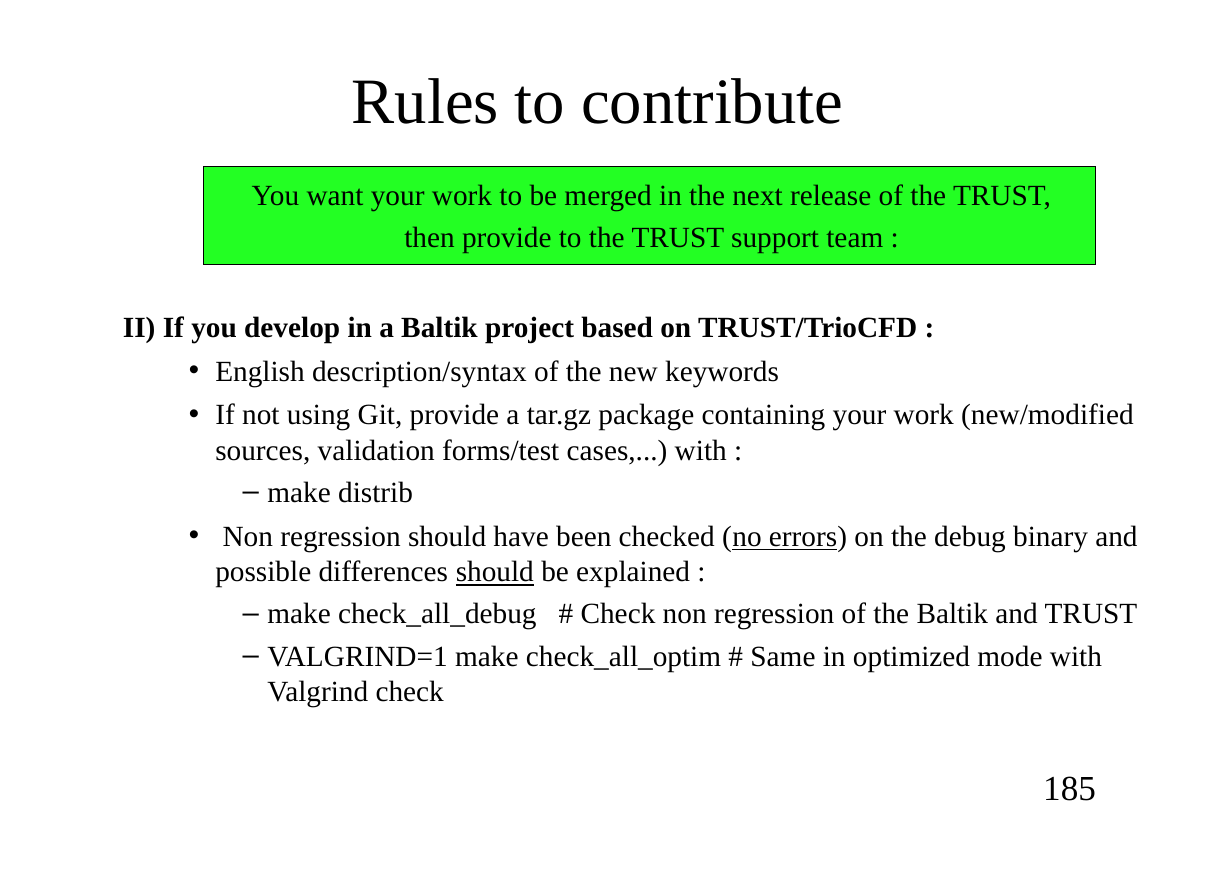
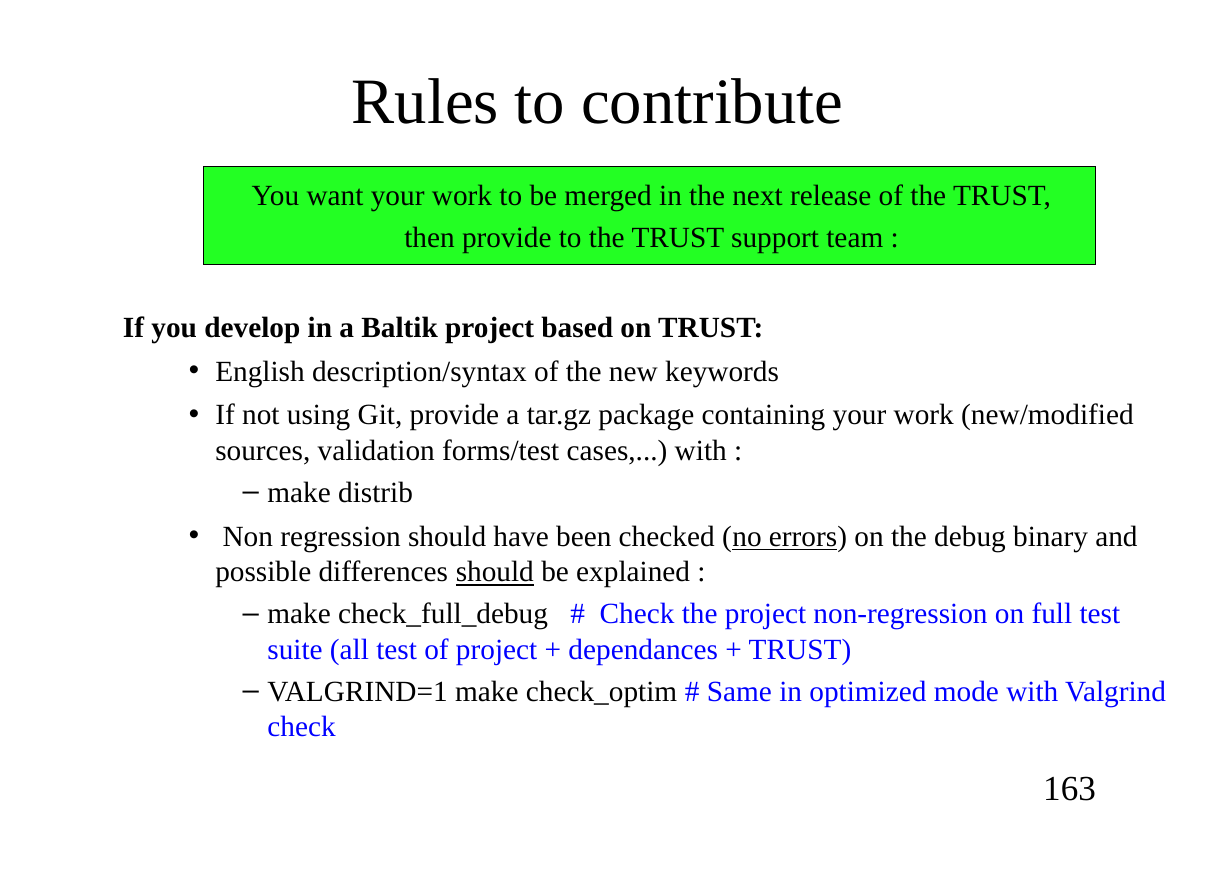
Before and after one commit to cea-trust-platform/trust-code, a slide deck: slide 163 of doc/TRUST/Developer_TRUST_presentation.odp (slide 185 before the commit). Drawn at 1232x871 pixels with LibreOffice and Linux fonts; fonts in the diff are those of the drawing; background and template pictures are left out. Boxes give left, top, right and bottom in pixels: in the first picture for what was removed or moved away, otherwise in the second. Text is boxed around its words. In the diff, an @@ line names an element or a change of style, - is before the commit and + after.

Commit message:
Update of TRUST developper training session, adding tutorial

```diff
--- a/doc/TRUST/Developer_TRUST_presentation.odp
+++ b/doc/TRUST/Developer_TRUST_presentation.odp
@@ text at (123, 316, 763, 342): text changed @@
-II) If you develop in a Baltik project based on TRUST/TrioCFD :
+If you develop in a Baltik project based on TRUST:
@@ text at (267, 602, 1166, 737): text changed; text colour #000000 to #0000FF @@
-      – make check_all_debug # Check non regression of the Baltik and TRUST
-      – VALGRIND=1 make check_all_optim # Same in optimized mode with Valgrind check
+      – make check_full_debug # Check the project non-regression on full test suite (all test of project + dependances + TRUST)
+      – VALGRIND=1 make check_optim # Same in optimized mode with Valgrind check
@@ page number at (1043, 776, 1096, 801): text changed @@
-185
+163
```
Also in this commit, not shown: 104 other slides changed, 20 slides added, 42 slides removed, 7 other files.
